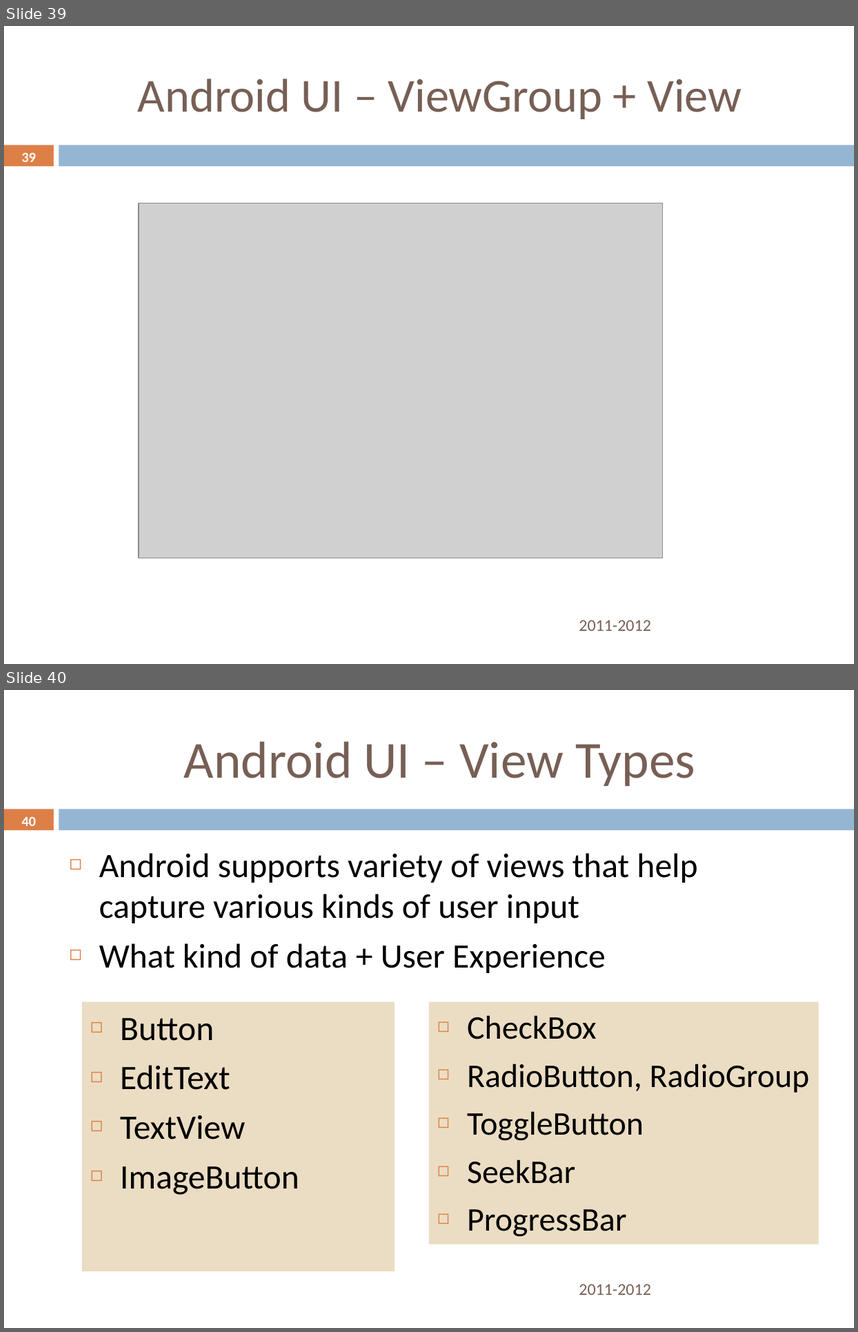
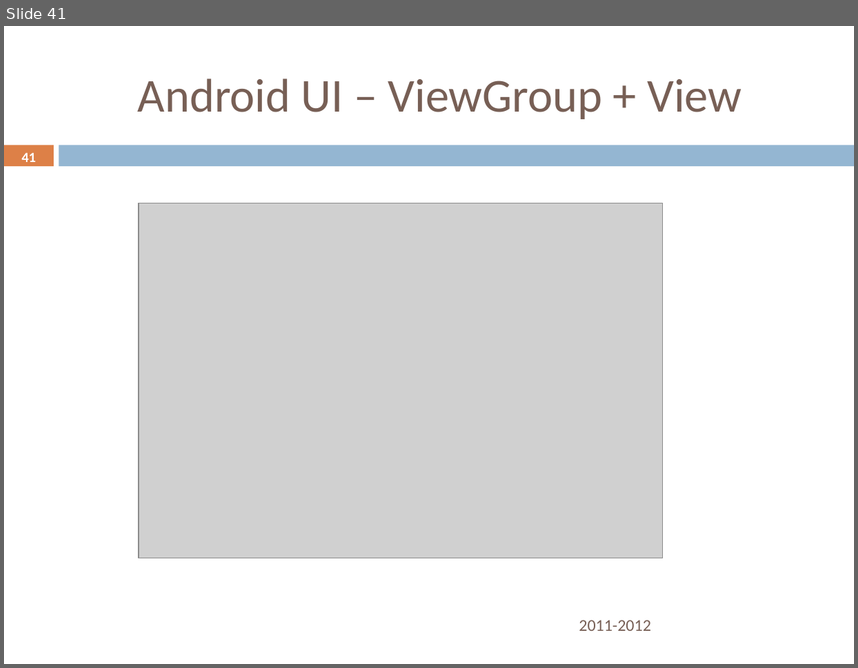
Before and after one commit to rominirani/Nitrodroid-2012-Android101-Workshop, a slide deck: presentation/AndroidDeveloper101Workshop-October6-Nitrodroid-2012-MindStormSoftware.pptx. Shown one above the other, each under a label of ours: slides 39 and 40 before the commit, slide 41 after it. The pictures are 858x1332 and 858x668 pixels, drawn with LibreOffice and Linux fonts; fonts in the diff are those of the drawing; grey boxes stand for pictures; background and template pictures are left out. Boxes give left, top, right and bottom in pixels: in the first picture for what was removed or moved away, otherwise in the second. Text is boxed around its words. In the diff, an @@ line names an element or a change of style, - is before the commit and + after.

```diff
--- a/presentation/AndroidDeveloper101Workshop-October6-Nitrodroid-2012-MindStormSoftware.pptx
+++ b/presentation/AndroidDeveloper101Workshop-October6-Nitrodroid-2012-MindStormSoftware.pptx
@@ slide 40 removed at (4, 690, 854, 1328), background #FFFFFF; not listed: 2 template elements that a slide beside it also shows @@
@@ title removed at (184, 741, 695, 786) @@
-Android UI – View Types
@@ page number removed at (22, 816, 36, 826) @@
-40
@@ text removed at (99, 853, 697, 973) @@
-◻ Android supports variety of views that help capture various kinds of user input
-◻ What kind of data + User Experience
@@ rectangle removed at (82, 1002, 395, 1272) @@
-◻ Button
-◻ EditText
-◻ TextView
-◻ ImageButton
@@ rectangle removed at (429, 1002, 818, 1244) @@
-◻ CheckBox
-◻ RadioButton, RadioGroup
-◻ ToggleButton
-◻ SeekBar
-◻ ProgressBar
@@ text removed at (579, 1283, 651, 1294) @@
-2011-2012
@@ what was slide 39 is now slide 41 @@
@@ page number at (22, 153, 36, 162): text changed @@
-39
+41
```
Also in this commit, not shown: 6 slides changed, 12 other slides removed, 1 other file.
